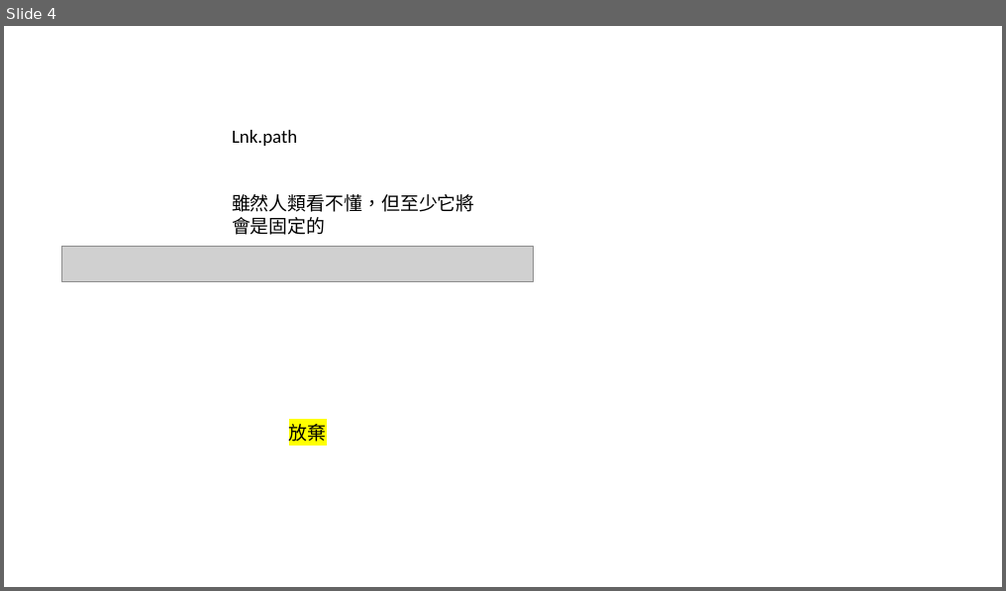
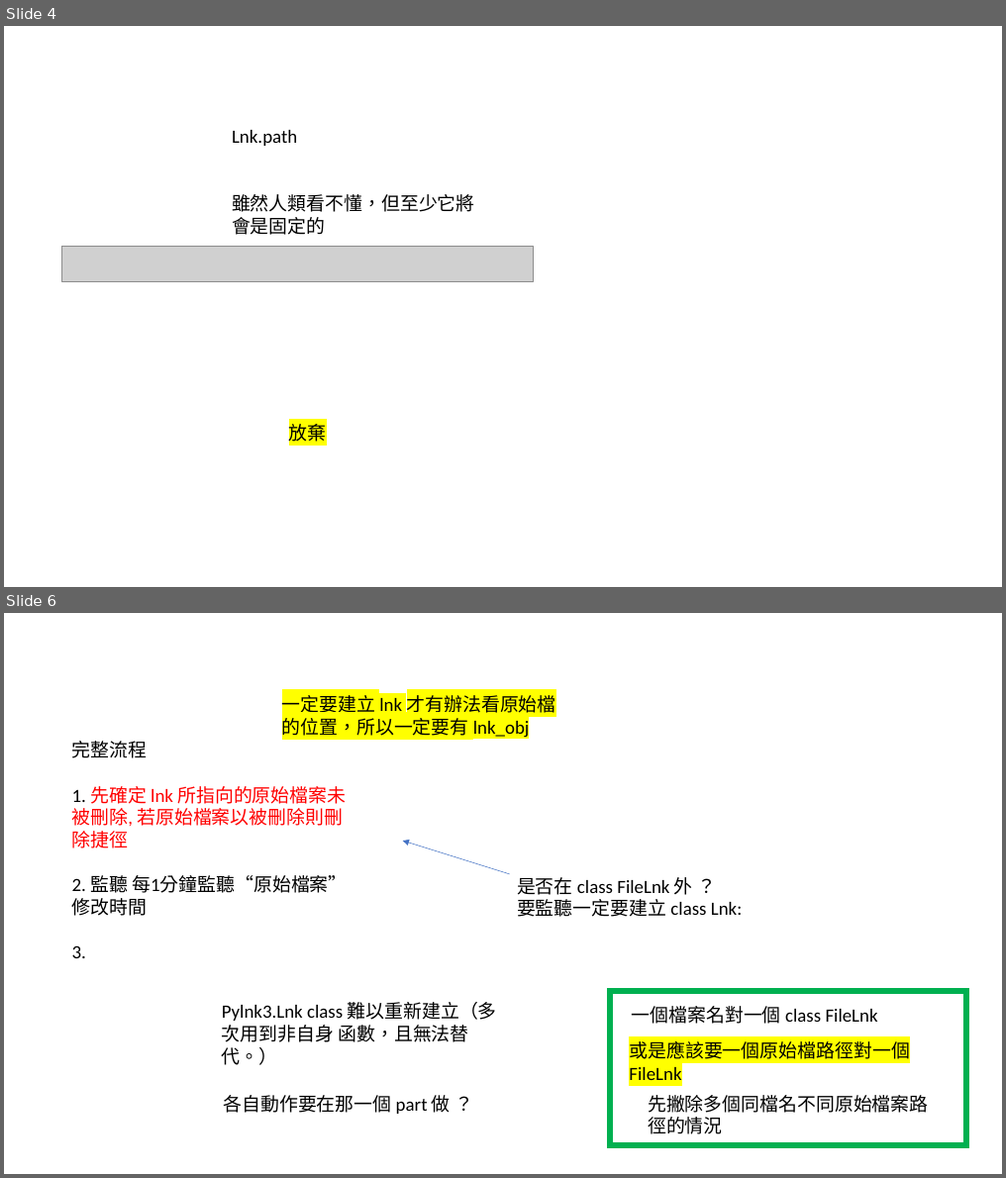
Before and after one commit to bearhood/AutoSave, a slide deck: some result.pptx. Shown one above the other, each under a label of ours: slide 4 before the commit, slides 4 and 6 after it; the slides between them are not shown. The pictures are 1006x591 and 1006x1178 pixels, drawn with LibreOffice and Linux fonts; fonts in the diff are those of the drawing; grey boxes stand for pictures. Boxes give left, top, right and bottom in pixels: in the first picture for what was removed or moved away, otherwise in the second. Text is boxed around its words. In the diff, an @@ line names an element or a change of style, - is before the commit and + after.

```diff
--- a/some result.pptx
+++ b/some result.pptx
@@ slide 6 added at box(4, 613, 1002, 1174), background #FFFFFF @@
@@ text added at box(282, 695, 556, 739), 18 pt, text #000000 @@
+一定要建立 lnk 才有辦法看原始檔的位置，所以一定要有 lnk_obj
@@ text added at box(72, 741, 347, 959), 18 pt, text #FF0000 @@
+完整流程
+1. 先確定 lnk 所指向的原始檔案未被刪除, 若原始檔案以被刪除則刪除捷徑
+2. 監聽 每1分鐘監聽“原始檔案” 修改時間
+3.
@@ arrow added from (509, 874) to (403, 841), #4472C4 0.5 pt @@
@@ text added at box(517, 877, 742, 917), 18 pt, text #000000 @@
+是否在 class FileLnk 外 ？
+要監聽一定要建立 class Lnk:
@@ text added at box(222, 1002, 497, 1065), 18 pt, text #000000 @@
+Pylnk3.Lnk class 難以重新建立（多次用到非自身 函數，且無法替代。）
@@ text added at box(223, 1095, 450, 1114), 18 pt, text #000000 @@
+各自動作要在那一個 part 做 ？
@@ group added at box(610, 991, 966, 1146): 3 texts, 1 rectangle @@
+一個檔案名對一個 class FileLnk
+或是應該要一個原始檔路徑對一個 FileLnk
+先撇除多個同檔名不同原始檔案路徑的情況
```
Also in this commit, not shown: 1 slide changed, 1 other slide added, 4 other files.
